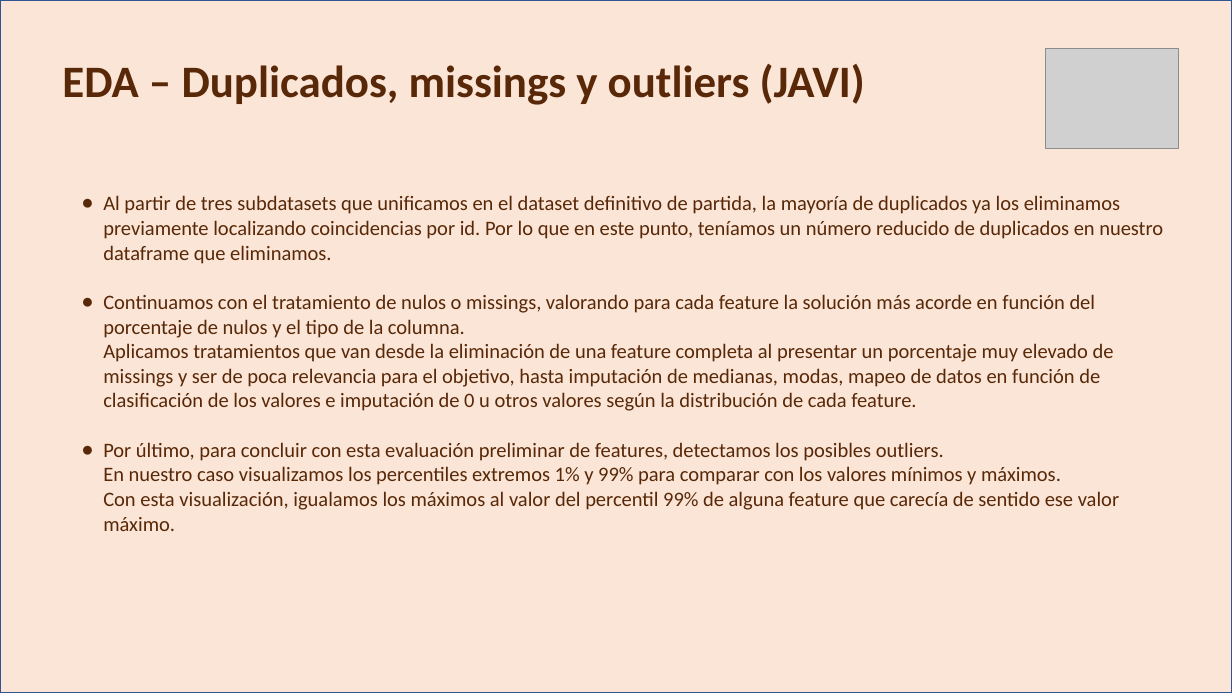
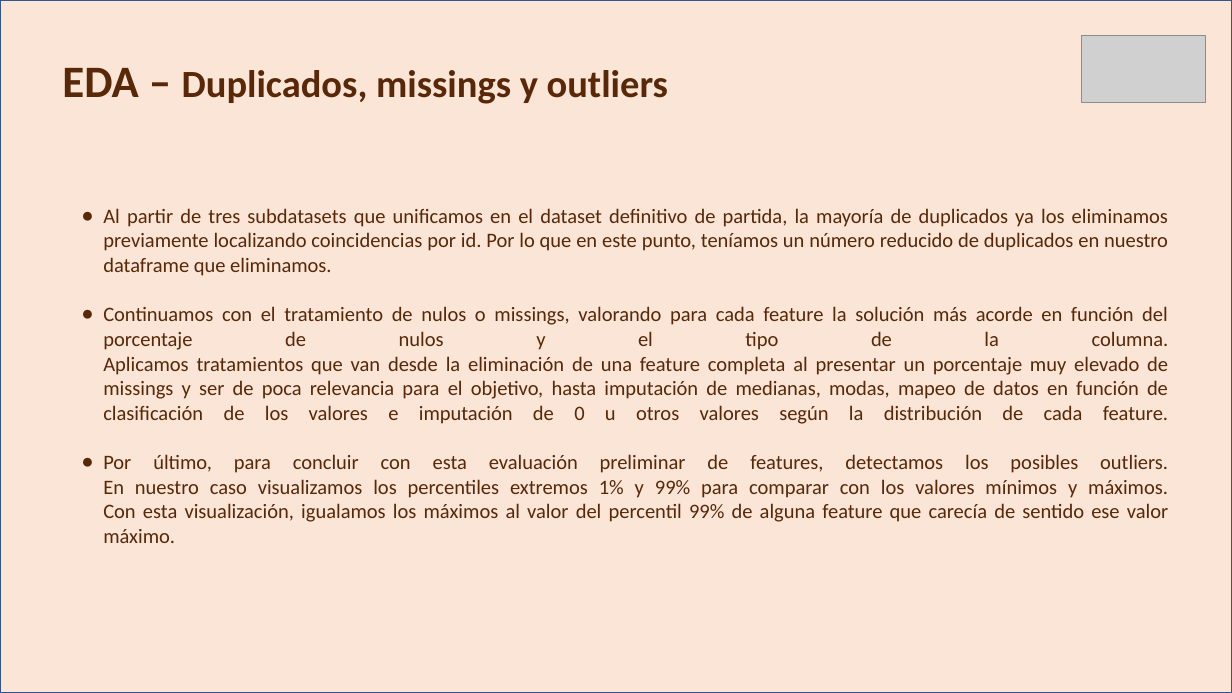
Before and after one commit to HimuraFresh/ML_-Grupo_1-, a slide deck: slide 9 of ML_ppt.pptx. Drawn at 1232x693 pixels with LibreOffice and Linux fonts; fonts in the diff are those of the drawing; grey boxes stand for pictures. Boxes give left, top, right and bottom in pixels: in the first picture for what was removed or moved away, otherwise in the second. Text is boxed around its words. In the diff, an @@ line names an element or a change of style, - is before the commit and + after.

```diff
--- a/ML_ppt.pptx
+++ b/ML_ppt.pptx
@@ picture removed at (1046,48,1179,148) @@
@@ picture added at (1082,35,1206,103) @@
@@ text at (62,68,668,104): text changed; size 35 to 30 pt @@
-EDA – Duplicados, missings y outliers (JAVI)
+EDA – Duplicados, missings y outliers
@@ text "Al partir de tres subdatasets ...": place and size @@
-text "Al partir de tres subdatasets ..." at (103,195,1163,531)
+text "Al partir de tres subdatasets ..." at (103,208,1169,543)
@@ text "Al partir de tres subdatasets ..." at (103,208,1169,543): alignment left to justified @@
```
Also in this commit, not shown: 13 other slides changed, 4 slides added, 2 other files.
